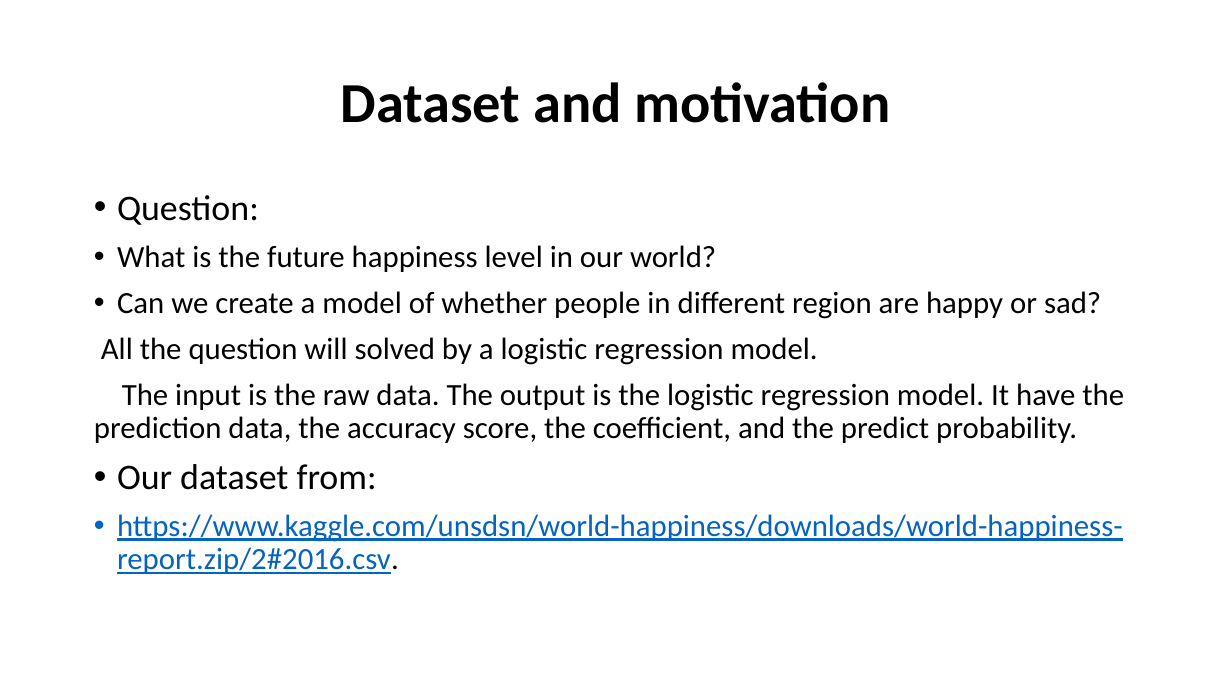
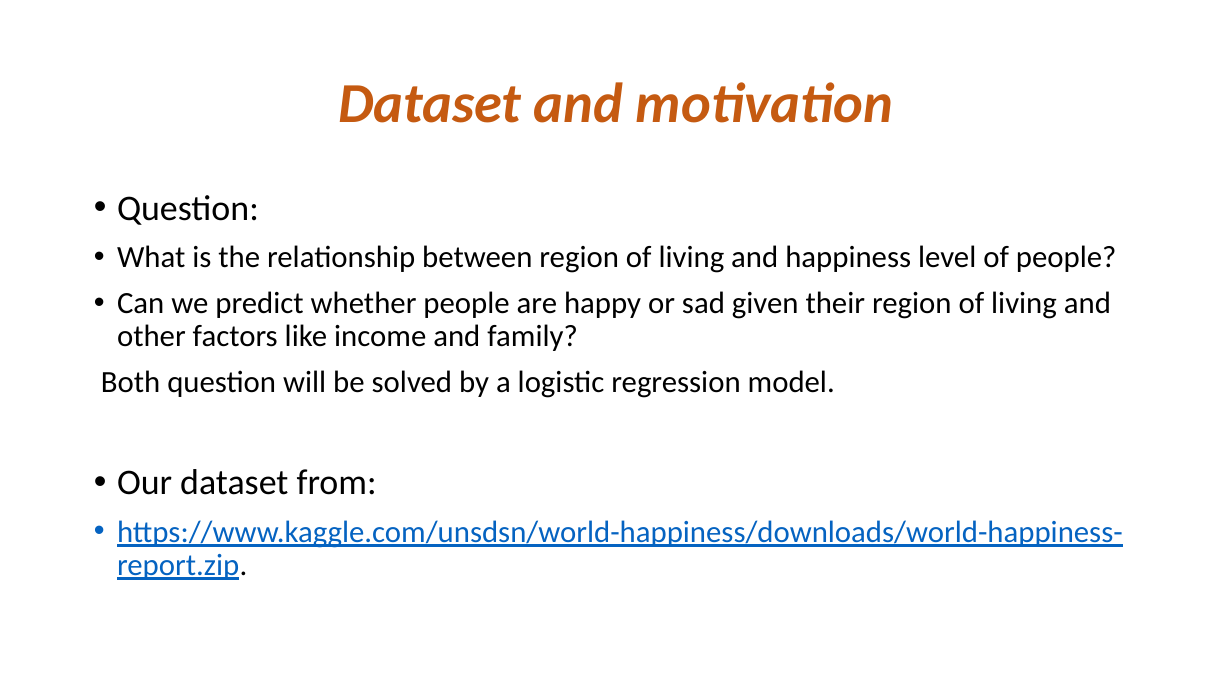
Before and after one commit to wqx13579/Happiness, a slide deck: slide 2 of Final_presentation.pptx. Drawn at 1232x693 pixels with LibreOffice and Linux fonts; fonts in the diff are those of the drawing. Boxes give left, top, right and bottom in pixels: in the first picture for what was removed or moved away, otherwise in the second. Text is boxed around its words. In the diff, an @@ line names an element or a change of style, - is before the commit and + after.

```diff
--- a/Final_presentation.pptx
+++ b/Final_presentation.pptx
@@ title "Dataset and motivation" at [338, 82, 893, 123]: text colour #000000 to #C55A11, italic on @@
@@ text at [101, 245, 1117, 398]: text changed @@
-• What is the future happiness level in our world?
-• Can we create a model of whether people in different region are happy or sad?
-All the question will solved by a logistic regression model.
-The input is the raw data. The output is the logistic regression model. It have the prediction data, the accuracy score, the coefficient, and the predict probability.
+• What is the relationship between region of living and happiness level of people?
+• Can we predict whether people are happy or sad given their region of living and other factors like income and family?
+Both question will be solved by a logistic regression model.
@@ text at [117, 520, 1123, 580]: text changed @@
-• https://www.kaggle.com/unsdsn/world-happiness/downloads/world-happiness-report.zip/2#2016.csv.
+• https://www.kaggle.com/unsdsn/world-happiness/downloads/world-happiness-report.zip.
```
Also in this commit, not shown: 13 other slides changed, 2 slides added, 3 other files.
